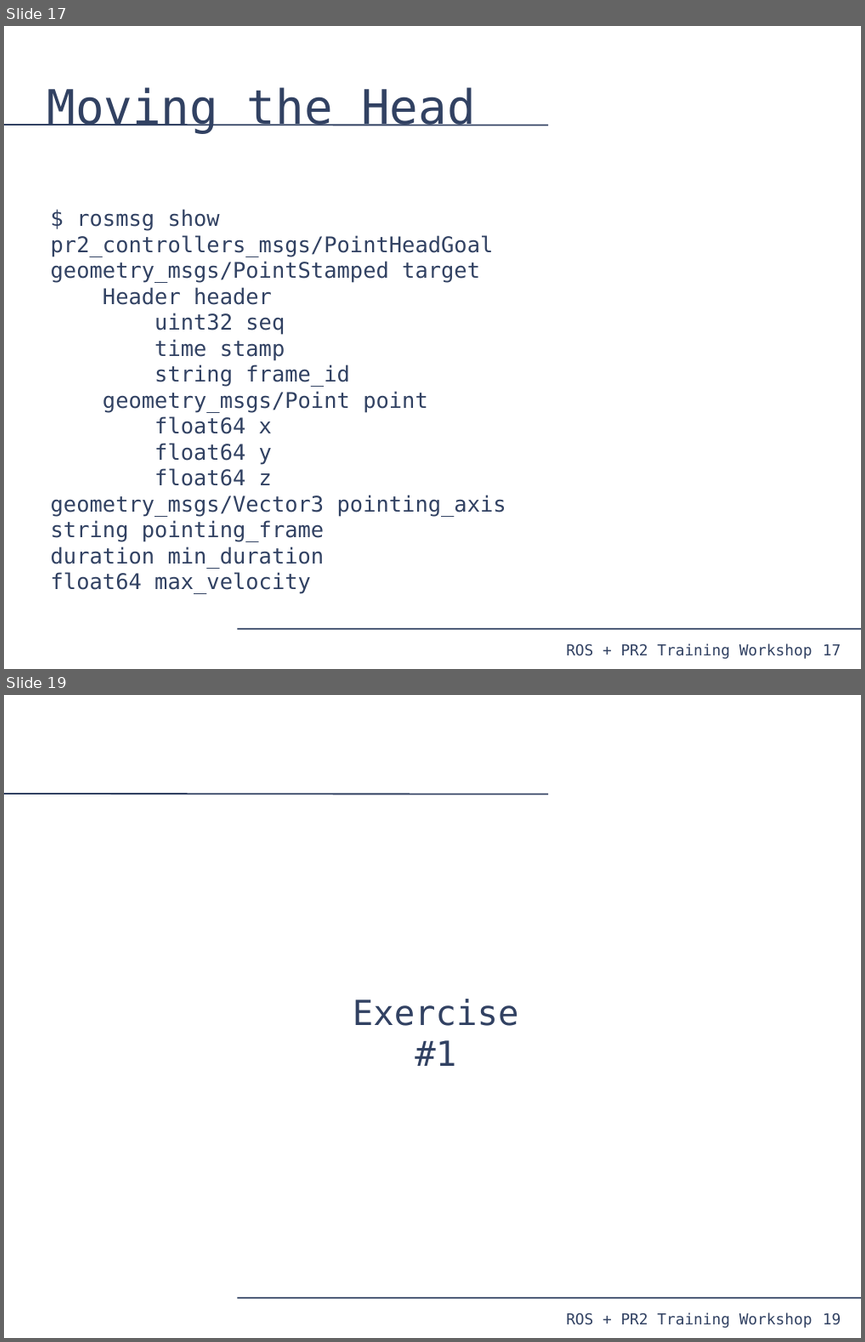
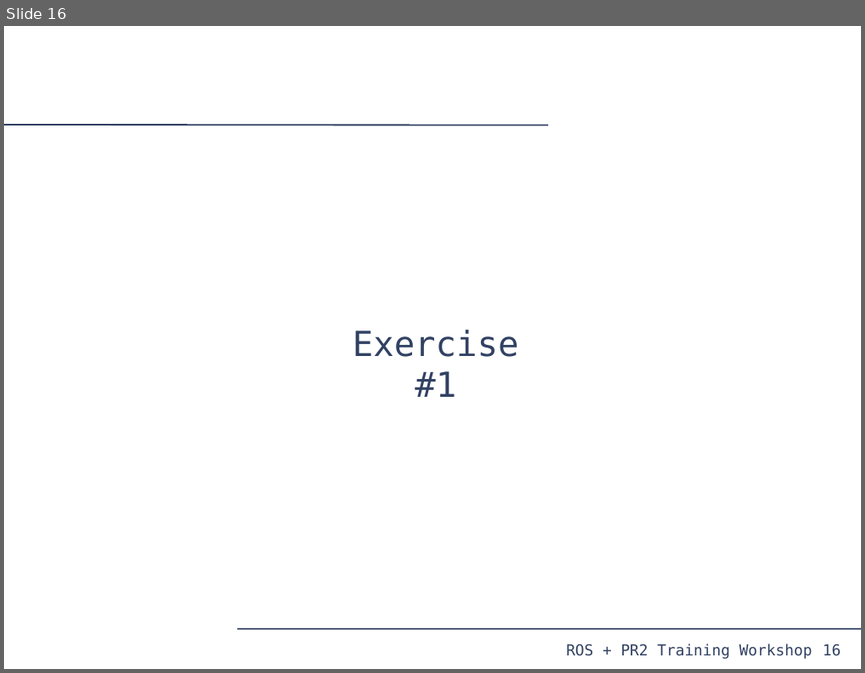
Before and after one commit to PR2/pr2_docs, a slide deck: pr2_training_workshop/moving_mechanism/slides.odp. Shown one above the other, each under a label of ours: slides 17 and 19 before the commit, slide 16 after it; the slides between them are not shown. The pictures are 865x1342 and 865x673 pixels, drawn with LibreOffice and Linux fonts; fonts in the diff are those of the drawing. Boxes give left, top, right and bottom in pixels: in the first picture for what was removed or moved away, otherwise in the second. Text is boxed around its words. In the diff, an @@ line names an element or a change of style, - is before the commit and + after.

Commit message:
Presentation stripped to be a demonstration, finished up to trajectory/arm control.

```diff
--- a/pr2_training_workshop/moving_mechanism/slides.odp
+++ b/pr2_training_workshop/moving_mechanism/slides.odp
@@ slide 17 removed at box(4, 26, 861, 669), background #FFFFFF; not listed: 4 template elements that a slide beside it also shows @@
@@ title removed at box(46, 87, 476, 134) @@
-Moving the Head
@@ text removed at box(51, 209, 506, 594) @@
-$ rosmsg show pr2_controllers_msgs/PointHeadGoal
-geometry_msgs/PointStamped target
-Header header
-uint32 seq
-time stamp
-string frame_id
-geometry_msgs/Point point
-float64 x
-float64 y
-float64 z
-geometry_msgs/Vector3 pointing_axis
-string pointing_frame
-duration min_duration
-float64 max_velocity
@@ what was slide 19 is now slide 16 @@
@@ page number at box(823, 644, 840, 656): text changed @@
-19
+16
```
Also in this commit, not shown: 1 slide changed, 12 slides added, 13 other slides removed, 7 other files.
